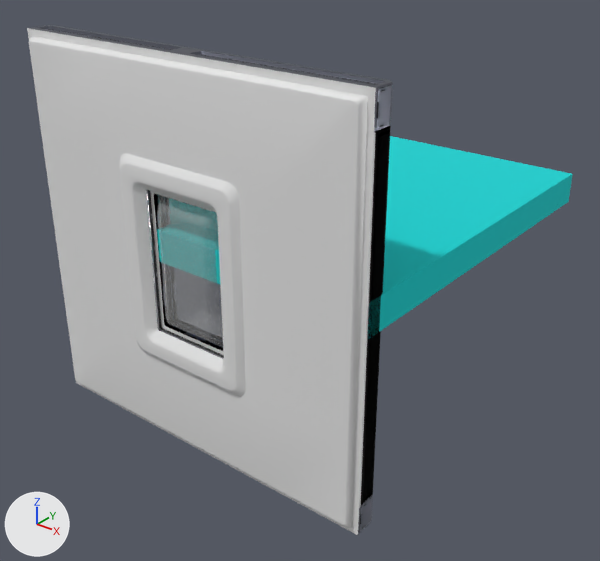
What one commit did to the Blender file src/addons/no_mans_sky_base_builder/models-high-res/assets/CUBEWINDOWSMALL.blend.
One viewpoint serves both versions: a 50 mm lens placed at (5.16, -4.81, 3.3), pointed at (0.06, 1.57, -0.65). Lighting does not change. The marker at lower left points along +X, +Y and +Z. The older version comes first.

In view in the first picture: 'CUBEWINDOWSMALL'.
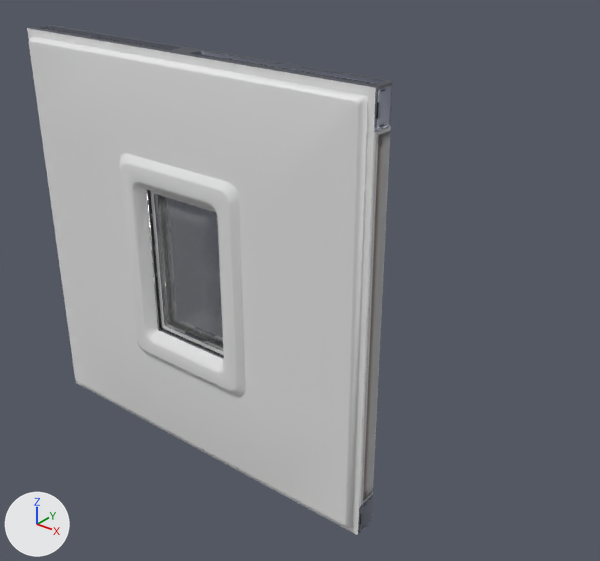
The newer file is also turned or shifted as a whole; pictures and numbers use the older file's frame.

Location of each change, (x1, y1, x2, y2) in pixels of the pictures (600 x 561 px):
'CUBEWINDOWSMALL', surface changed, reshaped (33% narrower)
    before: (27, 25, 573, 535)
    after: (27, 25, 393, 535)
part 1 of me_cubewindowsmall, deleted
    before: (156, 136, 573, 340)
part 2 of me_cubewindowsmall, deleted
    before: (122, 164, 236, 389)

Edits to the bpy script that builds the scene:
```text
Add img_basebuildingexterior_masks_dds_001:
    img_basebuildingexterior_masks_dds_001 = load_image('BASEBUILDINGEXTERIOR.MASKS.DDS.001', '../textures/BASEBUILDINGEXTERIOR.MASKS.png', 256, 1024, 'Linear Rec.2020')
Add img_basebuildingexterior_normal_dds_001:
    img_basebuildingexterior_normal_dds_001 = load_image('BASEBUILDINGEXTERIOR.NORMAL.DDS.001', '../textures/BASEBUILDINGEXTERIOR.NORMAL.png', 256, 1024, 'Linear Rec.2020')
Add img_basebuildingexterior_dds_001:
    img_basebuildingexterior_dds_001 = load_image('BASEBUILDINGEXTERIOR.DDS.001', '../textures/BASEBUILDINGEXTERIOR.png', 256, 1024, 'sRGB')
Add img_basebuildingexterior_dds_002:
    img_basebuildingexterior_dds_002 = load_image('BASEBUILDINGEXTERIOR.DDS.002', '../textures/BASEBUILDINGEXTERIOR.png', 256, 1024, 'sRGB')
Add img_basebuildingexterior_normal_dds_002:
    img_basebuildingexterior_normal_dds_002 = load_image('BASEBUILDINGEXTERIOR.NORMAL.DDS.002', '../textures/BASEBUILDINGEXTERIOR.NORMAL.png', 256, 1024, 'Linear Rec.2020')
Add img_basebuildingexterior_masks_dds_002:
    img_basebuildingexterior_masks_dds_002 = load_image('BASEBUILDINGEXTERIOR.MASKS.DDS.002', '../textures/BASEBUILDINGEXTERIOR.MASKS.png', 256, 1024, 'Linear Rec.2020')
Change mat_interiortiling_mat3:
    remove # nodes: BsdfPrincipled, CombineXYZ, Group, Math x2, NormalMap, OutputMaterial, SeparateColor, SeparateXYZ, TexImage x4
    remove # uses the picture img_basebuildingexterior_colourisemask_dds
    remove # uses the picture img_basebuildingexterior_dds
    remove # uses the picture img_basebuildingexterior_masks_dds
    remove # uses the picture img_basebuildingexterior_normal_dds
    nodes: BsdfPrincipled, CombineXYZ, Math x2, NormalMap, OutputMaterial, SeparateColor, SeparateXYZ, TexImage x3
    uses the picture img_basebuildingexterior_dds_001
    uses the picture img_basebuildingexterior_masks_dds_001
    uses the picture img_basebuildingexterior_normal_dds_001
Change mat_cuberoom_wall_tilingtexture_mat:
    remove # nodes: BsdfPrincipled, CombineXYZ, Group, Math x2, NormalMap, OutputMaterial, SeparateColor, SeparateXYZ, TexImage x4
    remove # uses the picture img_basebuildingexterior_colourisemask_dds
    remove # uses the picture img_basebuildingexterior_dds
    remove # uses the picture img_basebuildingexterior_masks_dds
    remove # uses the picture img_basebuildingexterior_normal_dds
    nodes: BsdfPrincipled, CombineXYZ, Math x2, NormalMap, OutputMaterial, SeparateColor, SeparateXYZ, TexImage x3
    uses the picture img_basebuildingexterior_dds_002
    uses the picture img_basebuildingexterior_masks_dds_002
    uses the picture img_basebuildingexterior_normal_dds_002
Change mat_glassrefractionmat2:
    where n3 = _N.new('ShaderNodeMixRGB'); n3.name = 'Mix (Legacy)'
    remove n3.inputs[0].default_value = 0.0  # 'Factor'
Change me_cubewindowsmall:
    used by ob_cubewindowsmall; location = (0.0, 0.0, 0.0)
    remove me_cubewindowsmall.from_pydata(...)  # 2548 vertices, 1204 faces; spans x -2.0..2.0, y -0.15..4.0, z -2.0..2.0
    add me_cubewindowsmall.from_pydata(...)  # 2378 vertices, 956 faces; spans x -2.0..2.0, y -0.15..0.39, z -2.0..2.0
    me_cubewindowsmall part 1: 6 loose pieces with 24 vertices, spanning x -2.0..2.0, y 0.0..4.0, z 0.0..0.33, are deleted
    me_cubewindowsmall part 2: 122 vertices removed from x -0.54..0.67, y -0.15..0.32, z -0.96..0.96
    other edits to the shape of me_cubewindowsmall do not show in these pictures
    remove me_cubewindowsmall.materials.append(mat_waterproxymat)
    remove me_cubewindowsmall.materials.append(mat_waterproxyinternalmat)
```
